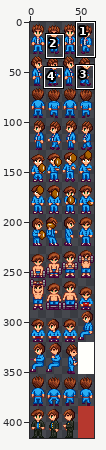
Sprite sheet -- Characters/Festivals/FlowerDance/Alex_FlowerDance.png. Above, an overview of the earlier version with the close-up marked.
Close-up. Earlier state:
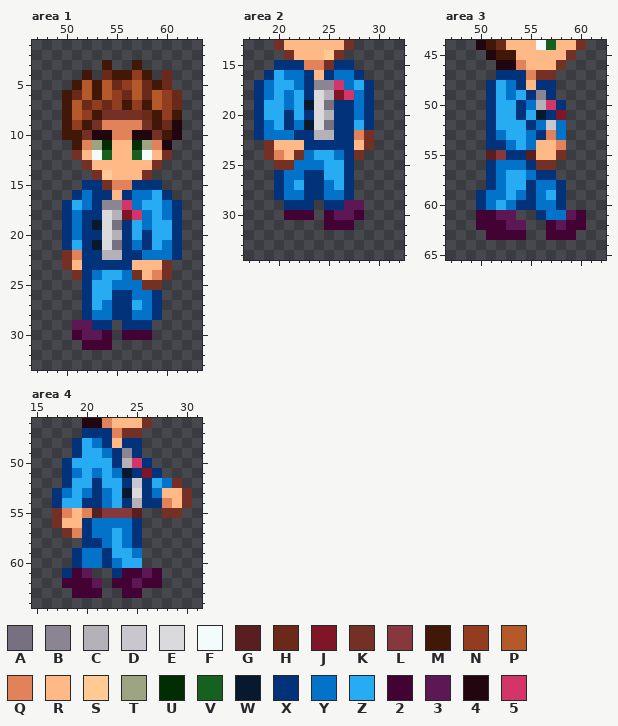
The file is 64x416 pixels. Colours within 5 levels of each other are drawn and written as one. Shown: area 1: x 47..63, y 1..33; area 2: x 17..32, y 13..34; area 3: x 47..62, y 44..65; area 4: x 15..31, y 46..64. The commit also changed other parts of the picture, which this record leaves out.
Palette (. is transparent): A #777081  B #8b8593  C #b5b1b9  D #c9c6cd  E #dad9dc  F #f4fcfb  G #591e20  H #6b2a19  J #7e1627  K #753026  L #86383c  M #411808  N #923d1f  P #b45929  Q #e2825a  R #ffb987  S #ffca94  T #9da482  U #022c01  V #166120  W #07192e  X #02337a  Y #0273c8  Z #27acf4  2 #420233  3 #5c1754  4 #21050f  5 #d43568
Pixels before, area 1, first column x 50:
 3 ....M..M....
 4 ..M.HMMNM.H.
 5 .MPMPHNPHMH.
 6 MHPMPNHPHPNH
 7 MPHNHNMNMPNH
 8 MPNMKKKKHMNM
 9 MNMKQQQQKMH4
10 MMK44QQ44KM4
11 .MQTURRUTQ4.
12 .KRFVRRVFRK.
13 ..KRRRRRRK..
14 ...KSRRRK...
15 ..XXKQQXXX..
16 .XYXXRXYYZX.
17 XZYXBB5YZZYX
18 XYXXECJ5YZYX
19 XYXWEAXZYZZX
20 XYXXECXZXZZX
21 XZXWEAXYXZYX
22 KQXXCCXXYYYX
23 KRXXXXXRRRK.
24 .KXYZZYKRQK.
25 ..XZZYYYKK..
26 ..XZZXXYYX..
27 ..XZYXXZYX..
28 ..XYYXXYYX..
29 .33XX.XXX...
30 .2332.222...
31 ..222.......
Pixels before, area 2, first column x 18:
13 ..KRRRRRRK..
14 ...KRRRSK...
15 ..XXXQQKXX..
16 .XZYYXRXYYX.
17 XYZZYXBB5YZX
18 XYZYZXECJ5YX
19 XZZYZWEAXXYX
20 XZZXZXECXXYX
21 XYZXYWEAXXZX
22 XYYYXXCCXXQK
23 .KRRRXXXXXRK
24 .KQRKYZZYXK.
25 ..KKYYYZZX..
26 ..XYYXXZZX..
27 ..XYZXXYZX..
28 ..XYYXXYYX..
29 ...XXX.XX33.
30 ...222.2332.
31 .......222..
Pixels before, area 3, first column x 50:
44 4MHRRRFVRRK
45 .4MMRRRRRK.
46 ..44QRRRK..
47 ..XXXQKK...
48 .XZYXRXX...
49 .XZYZXBX...
50 .XZZXYC5X..
51 .XZZXZWXJ..
52 .XZZZXYDY..
53 .XYZZYXQY..
54 .XXYZYRRQ..
55 .GLXXGRRK..
56 .XYYYXKK...
57 .XYZZYXX...
58 .XYZZXYYX..
59 XYYZYXYZX..
60 XYZYXXYYX..
61 2233..XYY32
62 22233..2322
63 .2222..222.
Pixels before, area 4, first column x 17:
46 ...44QRRRK....
47 ...XXXQKK.....
48 ..XZYXRXX.....
49 ..XZZYXBX.....
50 .XZZZZXC5X....
51 .XYZYZYWXJX...
52 .XZZXZZXDXZYK.
53 XYZYXYZWEXYRRK
54 XZZXXYZXCXXQRK
55 KQRQGLLLG..KK.
56 KRRXYYYYX.....
57 .KQXYYZYX.....
58 ...XXYZYX.....
59 ..XYYXZZY.....
60 ..XYYXYZZ.....
61 .X23..X2232...
62 .2223.22322...
63 ..222..22.....
Now the later version:
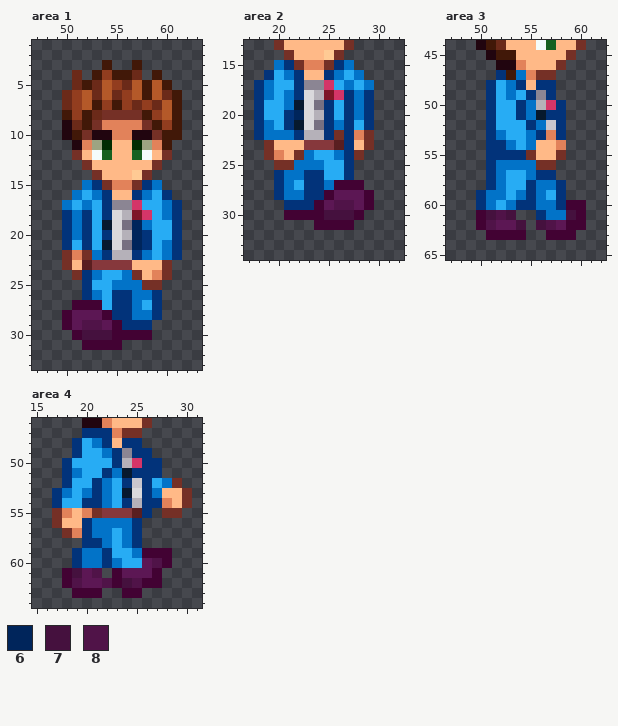
Colours new in this view: 6 #00255b  7 #45113e  8 #501348
What changed:
Changed rows in their new state; - is an unchanged pixel.
Area 1:
first column x 50:
 4 -H.MN--H.M.-
 5 -HMH-NH-MPM-
 6 HN-H-HN-M-HM
 7 HNPMNMNHNHPM
 8 -NMH----MNP-
 9 4H--------NM
10 4----------M
11 -4--------M-
14 ----R--S----
15 --Y----K-Y--
16 -YZY--RX----
17 Y--ZX-B5----
18 ---ZXECJ5---
19 ---ZWEA6----
20 ---ZXEC6----
21 ---ZWEA6----
22 --KYX-C--Z--
23 --GLLLL-----
26 ---Y--------
27 -222Z--YZ---
28 23332-------
29 2-8832------
30 --7772------
31 -----2------
Area 2:
first column x 20:
15 Y-K----Y--
16 --XR---ZY-
17 --XB-5Z--Y
18 --XECJ5X--
19 --WEAXZ---
20 --6ECXZ---
21 --WEAXY---
22 ---C-XK---
23 ---LLLG---
first column x 24:
27 --222-
28 -23332
29 2388-2
30 2777--
31 2-----
Area 3:
first column x 53:
47 MY
first column x 51:
51 ----Y--X
52 -------X
53 -------X
55 XX--K---
56 ----Y---
first column x 51:
60 --------22
61 787-----7-
62 83-7-78---
Area 4:
first column x 21:
49 -----X-
50 ------X
51 ZX---X-
52 -Y-----
55 K----X-
first column x 18:
59 --------222
60 --------382
61 27-8-233---
62 -83-8-78---
Boxes around the changes in both close-ups, in picture pixels (x1, y1, x2, y2):
changed: (62, 70, 182, 350)
changed: (274, 60, 374, 230)
changed: (486, 70, 586, 230)
changed: (62, 448, 172, 588)
